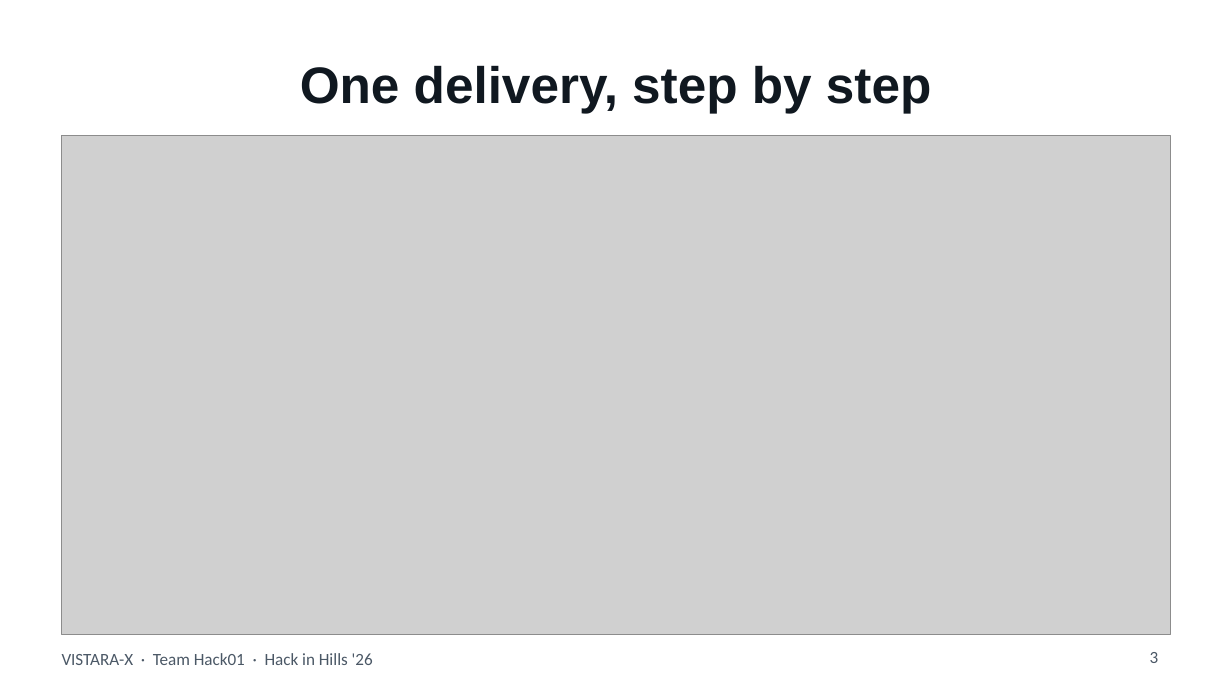
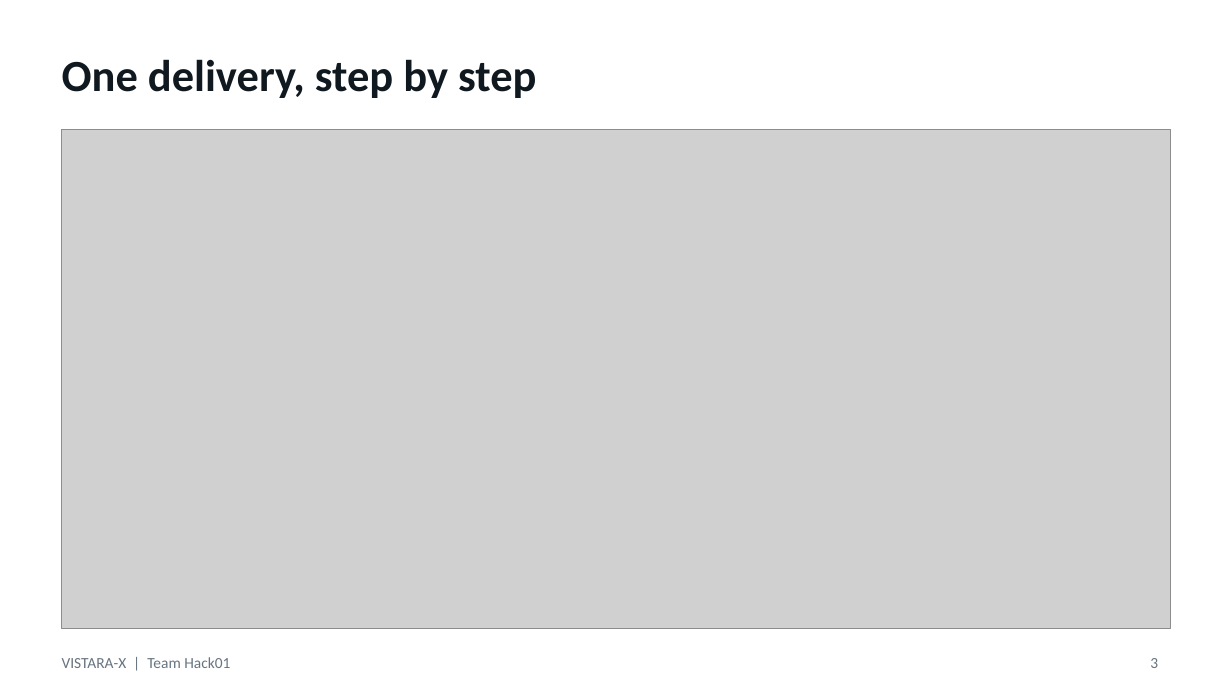
Before and after one commit to RiteshKumar2e/VISTARA-X, a slide deck: slide 3 of presentation/VISTARA-X_Hack01.pptx. Drawn at 1232x693 pixels with LibreOffice and Linux fonts; fonts in the diff are those of the drawing; grey boxes stand for pictures. Boxes give left, top, right and bottom in pixels: in the first picture for what was removed or moved away, otherwise in the second. Text is boxed around its words. In the diff, an @@ line names an element or a change of style, - is before the commit and + after.

Commit message:
feat: update presentation file VISTARA-X_Hack01.pptx with new content

```diff
--- a/presentation/VISTARA-X_Hack01.pptx
+++ b/presentation/VISTARA-X_Hack01.pptx
@@ title "One delivery, step by step" at [62, 59, 536, 98]: size 30 to 26 pt, font Arial to Calibri; alignment centre to left @@
@@ picture: place and size @@
-picture at [62, 136, 1170, 634]
+picture at [62, 129, 1170, 628]
@@ text at [62, 657, 230, 668]: text changed; size 10 to 9 pt; text colour #4B5866 to #677480 @@
-VISTARA-X · Team Hack01 · Hack in Hills '26
+VISTARA-X | Team Hack01
@@ page number at [1150, 658, 1158, 668]: size 10 to 9 pt, text colour #4B5866 to #677480 @@
```
Also in this commit, not shown: 12 other slides changed, 1 slide added, 1 slide removed.
